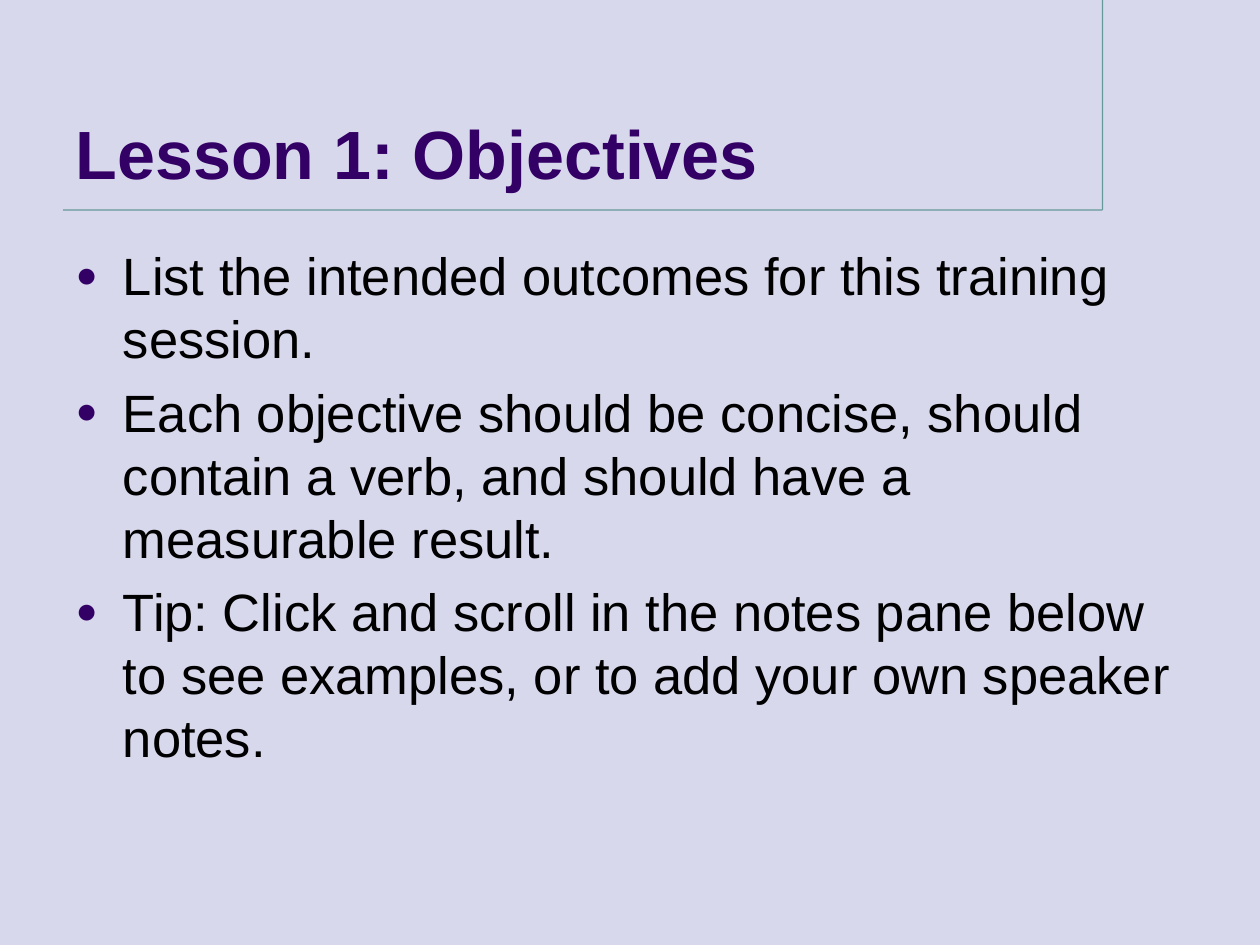
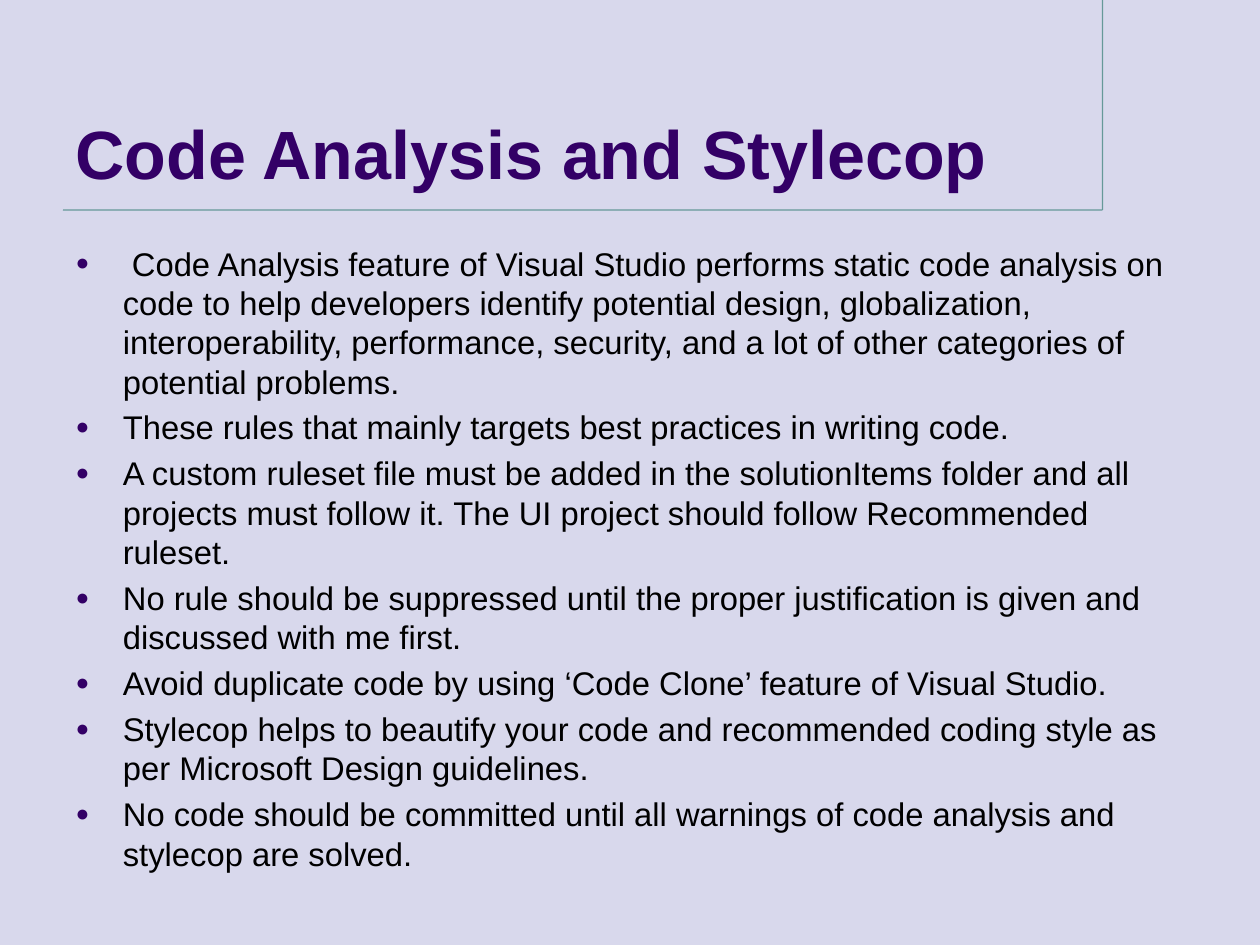
Before and after one commit to goldytech/QTec-II, a slide deck: slide 4 of QTec/Presentation.pptx. Drawn at 1260x945 pixels with LibreOffice and Linux fonts; fonts in the diff are those of the drawing; background and template pictures are left out. Boxes give left, top, right and bottom in pixels: in the first picture for what was removed or moved away, otherwise in the second. Text is boxed around its words. In the diff, an @@ line names an element or a change of style, - is before the commit and + after.

Commit message:
Code Analysis ruleset fixes

```diff
--- a/QTec/Presentation.pptx
+++ b/QTec/Presentation.pptx
@@ title at (x1=76, y1=129, x2=986, y2=192): text changed @@
-Lesson 1: Objectives
+Code Analysis and Stylecop
@@ text at (x1=123, y1=252, x2=1163, y2=833): text changed; size 30 to 18.8 pt @@
-● List the intended outcomes for this training session.
-● Each objective should be concise, should contain a verb, and should have a measurable result.
-● Tip: Click and scroll in the notes pane below to see examples, or to add your own speaker notes.
+● Code Analysis feature of Visual Studio performs static code analysis on code to help developers identify potential design, globalization, interoperability, performance, security, and a lot of other categories of potential problems.
+● These rules that mainly targets best practices in writing code.
+● A custom ruleset file must be added in the solutionItems folder and all projects must follow it. The UI project should follow Recommended ruleset.
+● No rule should be suppressed until the proper justification is given and discussed with me first.
+● Avoid duplicate code by using ‘Code Clone’ feature of Visual Studio.
+● Stylecop helps to beautify your code and recommended coding style as per Microsoft Design guidelines.
+● No code should be committed until all warnings of code analysis and stylecop are solved.
```
Also in this commit, not shown: 2 other slides changed, 17 other files.
